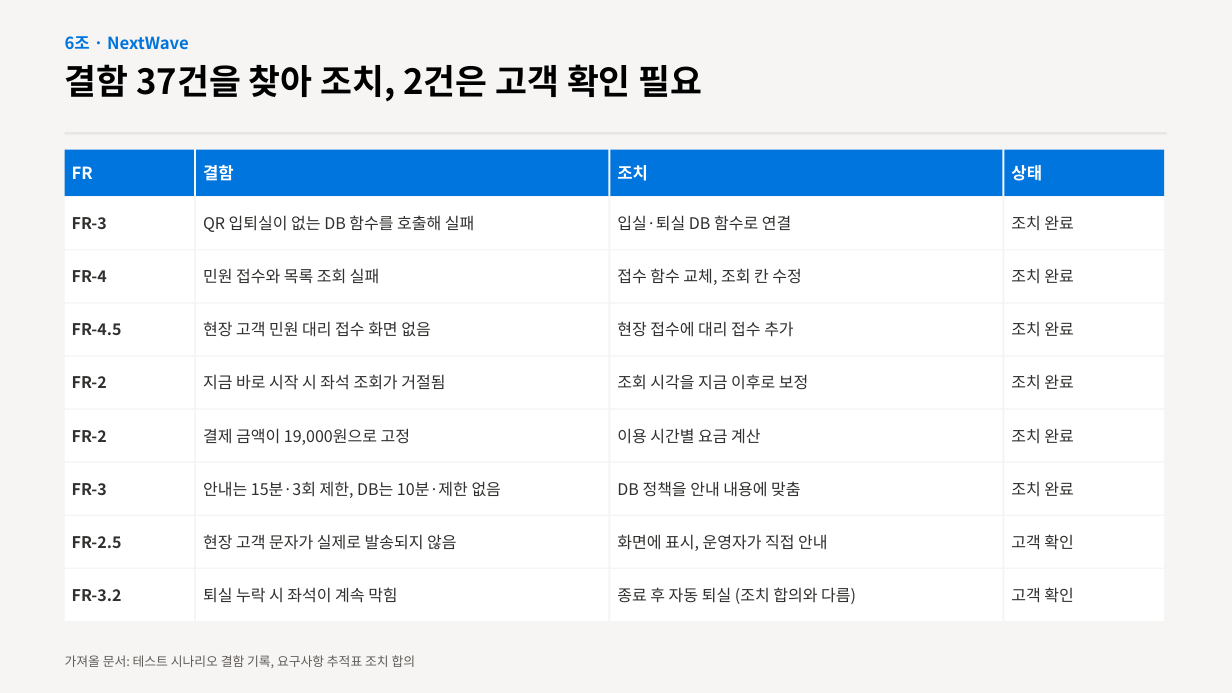
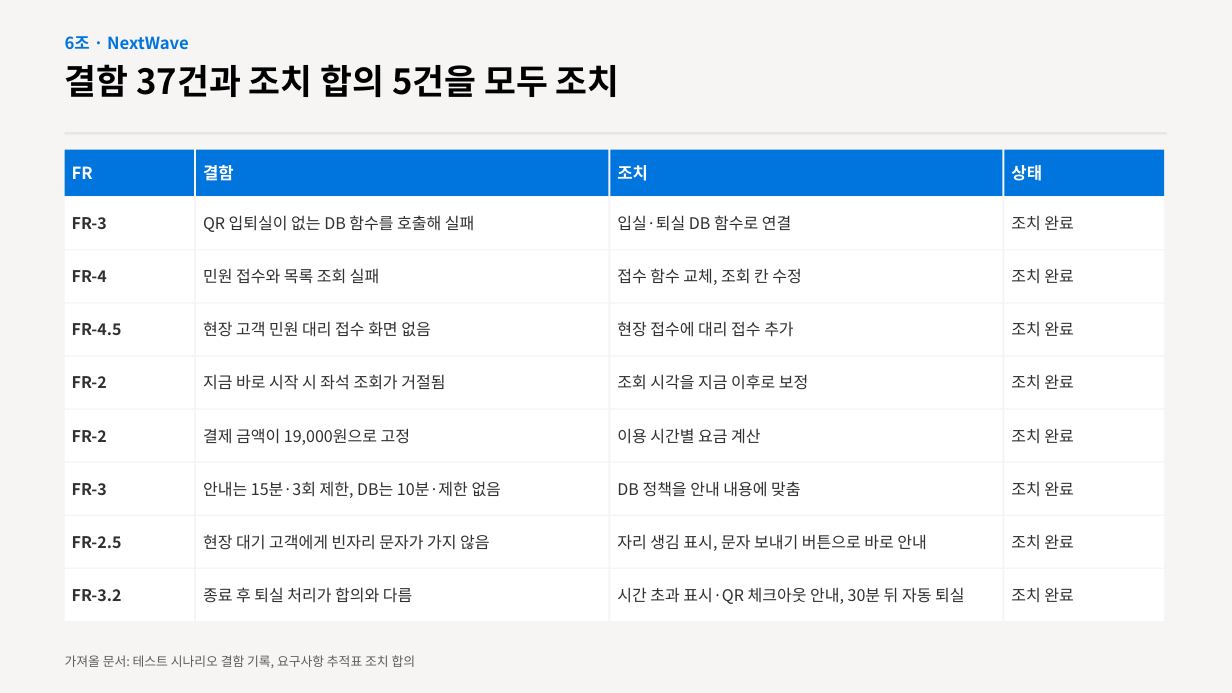
Before and after one commit to dlftjd6623-coder/nextwave, a slide deck: slide 12 of docs/발표자료_6조.pptx. Drawn at 1232x693 pixels with LibreOffice and Linux fonts; fonts in the diff are those of the drawing. Boxes give left, top, right and bottom in pixels: in the first picture for what was removed or moved away, otherwise in the second. Text is boxed around its words. In the diff, an @@ line names an element or a change of style, - is before the commit and + after.

```diff
--- a/docs/발표자료_6조.pptx
+++ b/docs/발표자료_6조.pptx
@@ text at [65,64,620,97]: text changed @@
-결함 37건을 찾아 조치, 2건은 고객 확인 필요
+결함 37건과 조치 합의 5건을 모두 조치
@@ text at [203,534,489,550]: text changed @@
-현장 고객 문자가 실제로 발송되지 않음
+현장 대기 고객에게 빈자리 문자가 가지 않음
@@ text at [617,534,927,551]: text changed @@
-화면에 표시, 운영자가 직접 안내
+자리 생김 표시, 문자 보내기 버튼으로 바로 안내
@@ text at [1011,534,1073,549]: text changed @@
-고객 확인
+조치 완료
@@ text at [203,587,412,603]: text changed @@
-퇴실 누락 시 좌석이 계속 막힘
+종료 후 퇴실 처리가 합의와 다름
@@ text at [617,587,964,604]: text changed @@
-종료 후 자동 퇴실 (조치 합의와 다름)
+시간 초과 표시·QR 체크아웃 안내, 30분 뒤 자동 퇴실
@@ text at [1011,587,1073,602]: text changed @@
-고객 확인
+조치 완료
```
Also in this commit, not shown: 4 other slides changed.
